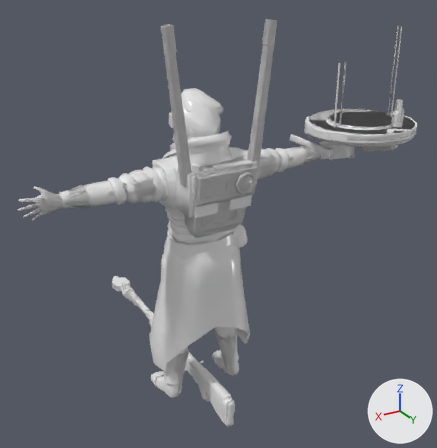
Two versions of the FBX model SniperClassic_Unity/Assets/FBX/Iambaffledigottothispointbutwhythewholepointofthelasttwodayswastogettothispointishouldhavebeenatthispointyesterdayfuck.fbx, one commit apart.
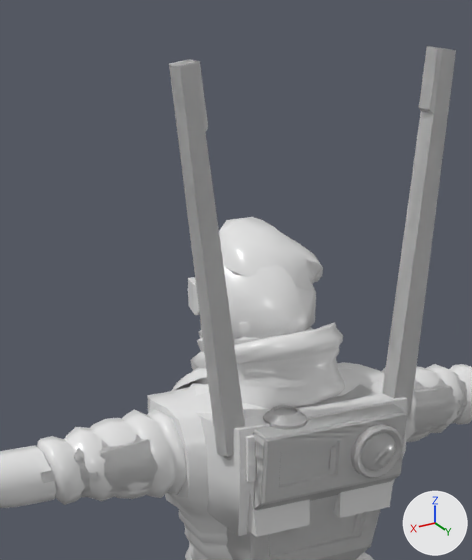
Each version is shown whole from a camera (50 mm lens) standing at (0.0604, 0.1096, 0.0963) and looking at (-0.0082, -0.0047, 0.0391), then close up on the part from 21% to 65% of the width and 0% to 51% of the height. The lights are fixed; the arrows at lower right show +X, +Y and +Z. Where no turn or scale is listed for an object, it has been applied to the vertices. Vertices at the same position are counted once.

Objects in the first close-up: 'meshSniperDefault', 'meshSniperMastery', 'meshSniperMastery_Beret', 'meshSniperQuentin'.
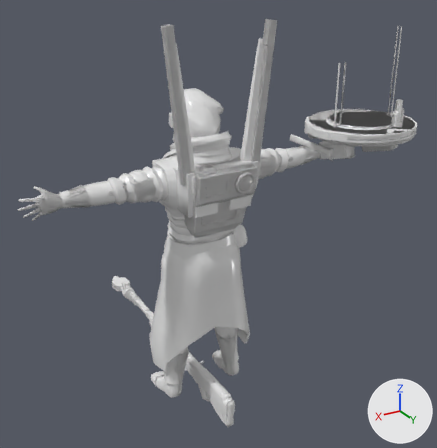
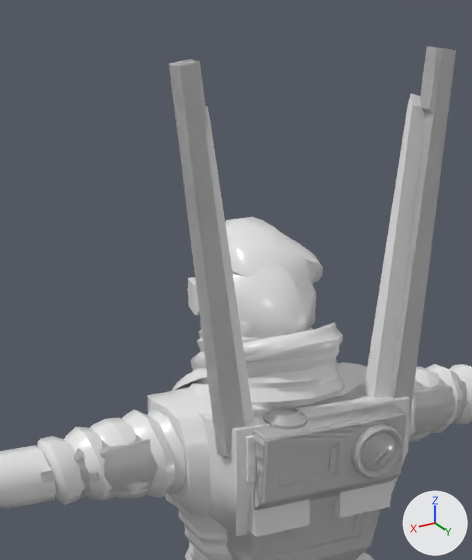
Location of each change, [x1, y1, x2, y2] in pixels of the close-ups (472 x 560 px):
'meshSniperQuentin', reshaped: before [0, 265, 472, 560]; after [0, 94, 472, 560]
part 1 of me_cube_004, built on: before [196, 380, 407, 536]; after [198, 94, 425, 537]

What changed in the scene script:
```text
Change me_cube_004:
    used by ob_meshsniperquentin; location = (0.0, 0.0, 0.0)
    remove me_cube_004.from_pydata(...)  # 4806 vertices, 4696 faces; spans x -0.0386..0.0387, y -0.007..0.0119, z 0.0003..0.0706
    add me_cube_004.from_pydata(...)  # 4828 vertices, 4716 faces; spans x -0.0386..0.0387, y -0.007..0.0119, z 0.0003..0.0833
    me_cube_004 part 1
    2 vertices are removed from x 0.0, y -0.0061..0.0071, z 0.0458..0.0466
    4 faces are deleted
    4 vertices in x -0.0073..0.0089, y 0.0065..0.0095, z 0.0492..0.0589 move by (-0.0002, 0.0, 0.0)
    4 vertices in x -0.0089..0.0073, y 0.0065..0.0095, z 0.0492..0.0589 move by (0.0002, 0.0, 0.0)
    4 vertices move from x -0.0079..0.0079, y 0.0113, z 0.0544..0.0589 to x -0.0082..0.0082, y 0.0113, z 0.0544..0.0589
    24 vertices are added at x -0.0107..0.0108, y 0.0076..0.0102, z 0.0573..0.0833
    24 new faces join them
```
